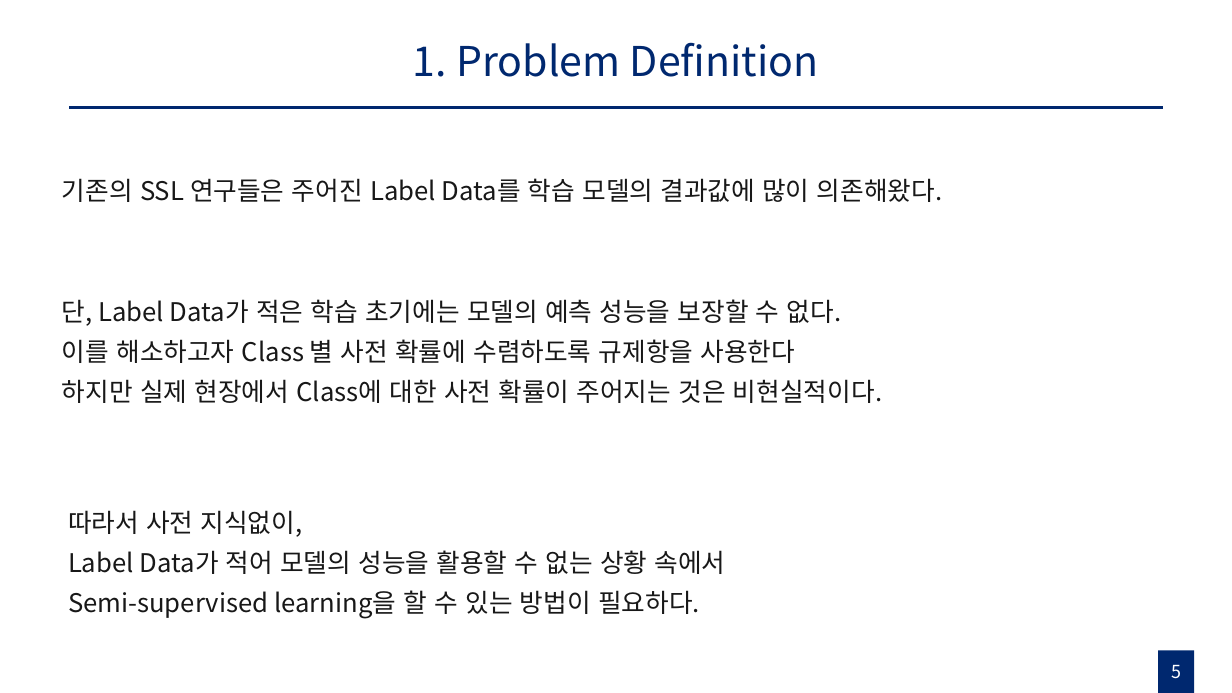
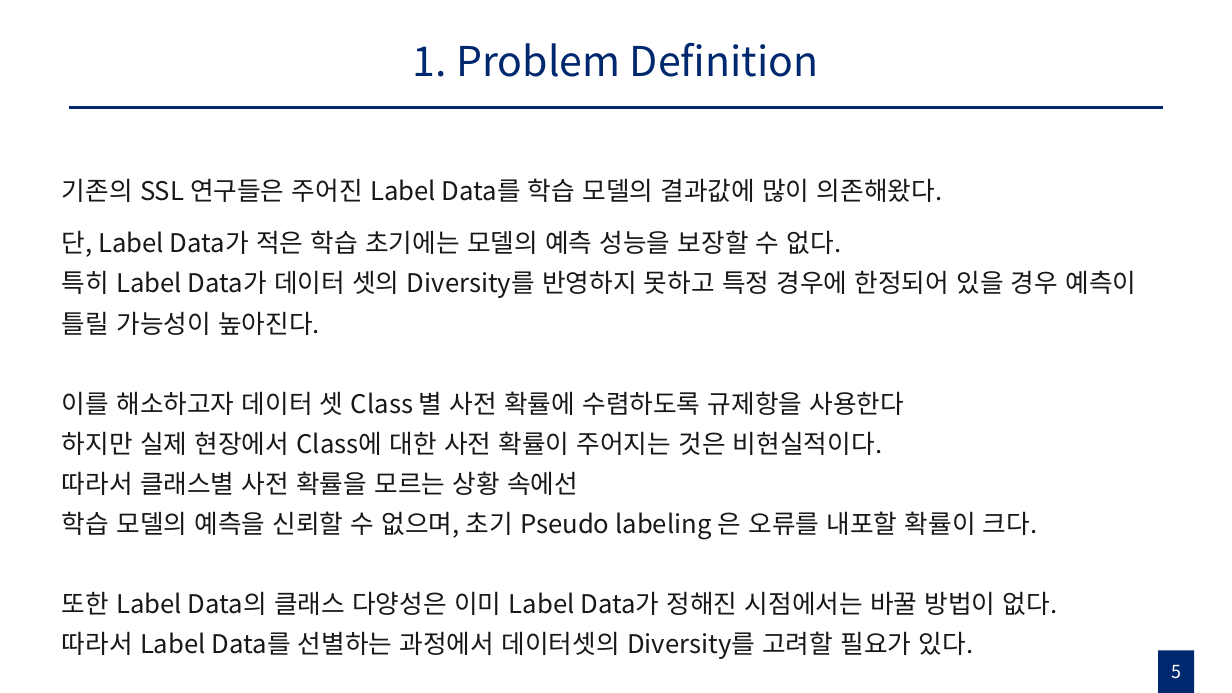
Before and after one commit to gusrn0505/TIL, a slide deck: slide 5 of Pseudo labeling with Coreset 초안.pptx. Drawn at 1232x693 pixels with LibreOffice and Linux fonts; fonts in the diff are those of the drawing. Boxes give left, top, right and bottom in pixels: in the first picture for what was removed or moved away, otherwise in the second. Text is boxed around its words. In the diff, an @@ line names an element or a change of style, - is before the commit and + after.

```diff
--- a/Pseudo labeling with Coreset 초안.pptx
+++ b/Pseudo labeling with Coreset 초안.pptx
@@ text "단, Label Data가 적은 학습 ...": place and size @@
-text "단, Label Data가 적은 학습 ..." at bbox=[62, 299, 882, 403]
+text "단, Label Data가 적은 학습 ..." at bbox=[62, 230, 1136, 659]
@@ text at bbox=[62, 270, 1136, 415]: text changed @@
-이를 해소하고자 Class 별 사전 확률에 수렴하도록 규제항을 사용한다
+특히 Label Data가 데이터 셋의 Diversity를 반영하지 못하고 특정 경우에 한정되어 있을 경우 예측이 틀릴 가능성이 높아진다.
+이를 해소하고자 데이터 셋 Class 별 사전 확률에 수렴하도록 규제항을 사용한다
@@ text at bbox=[62, 471, 1058, 659]: paragraphs added @@
+따라서 클래스별 사전 확률을 모르는 상황 속에선
+학습 모델의 예측을 신뢰할 수 없으며, 초기 Pseudo labeling 은 오류를 내포할 확률이 크다.
+또한 Label Data의 클래스 다양성은 이미 Label Data가 정해진 시점에서는 바꿀 방법이 없다.
+따라서 Label Data를 선별하는 과정에서 데이터셋의 Diversity를 고려할 필요가 있다.
@@ text removed at bbox=[68, 510, 726, 619] @@
-따라서 사전 지식없이,
-Label Data가 적어 모델의 성능을 활용할 수 없는 상황 속에서
-Semi-supervised learning을 할 수 있는 방법이 필요하다.
```
Also in this commit, not shown: 9 other slides changed, 18 slides added, 11 slides removed, 4 other files.
